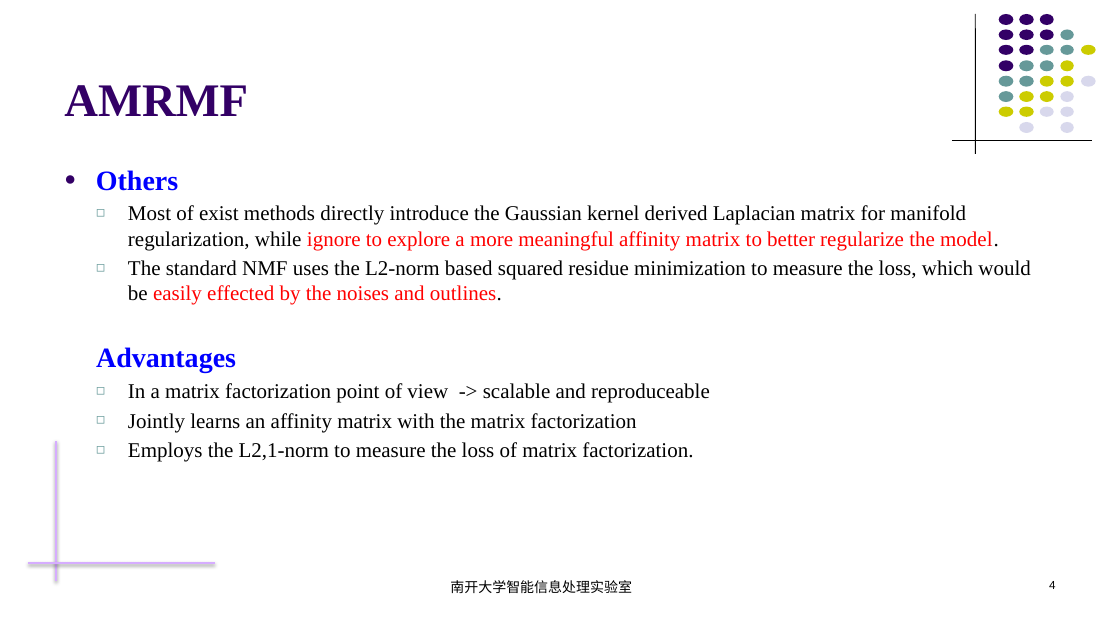
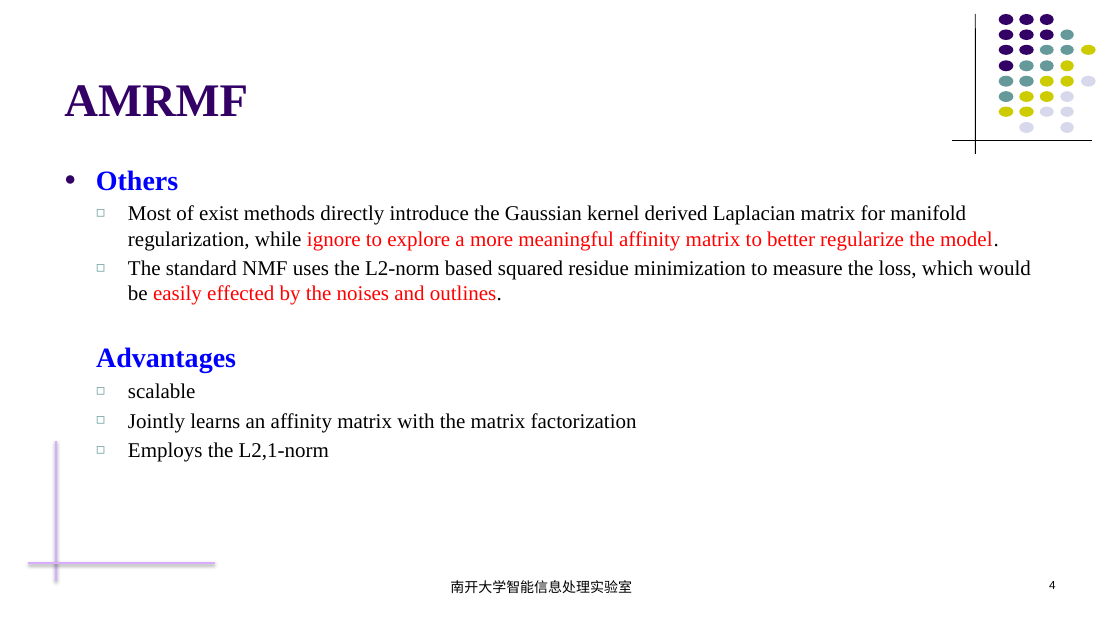
Before and after one commit to nkiip/nkiip.github.com, a slide deck: slide 4 of raw/20180330/Paper Reading.pptx. Drawn at 1120x630 pixels with LibreOffice and Linux fonts; fonts in the diff are those of the drawing. Boxes give left, top, right and bottom in pixels: in the first picture for what was removed or moved away, otherwise in the second. Text is boxed around its words. In the diff, an @@ line names an element or a change of style, - is before the commit and + after.

Commit message:
000

```diff
--- a/raw/20180330/Paper Reading.pptx
+++ b/raw/20180330/Paper Reading.pptx
@@ text at (128, 383, 196, 399): text changed @@
-  ◻ In a matrix factorization point of view -> scalable and reproduceable
+  ◻ scalable
@@ text at (128, 442, 329, 462): text changed @@
-  ◻ Employs the L2,1-norm to measure the loss of matrix factorization.
+  ◻ Employs the L2,1-norm
```
Also in this commit, not shown: 2 other slides changed, 1 slide added.
